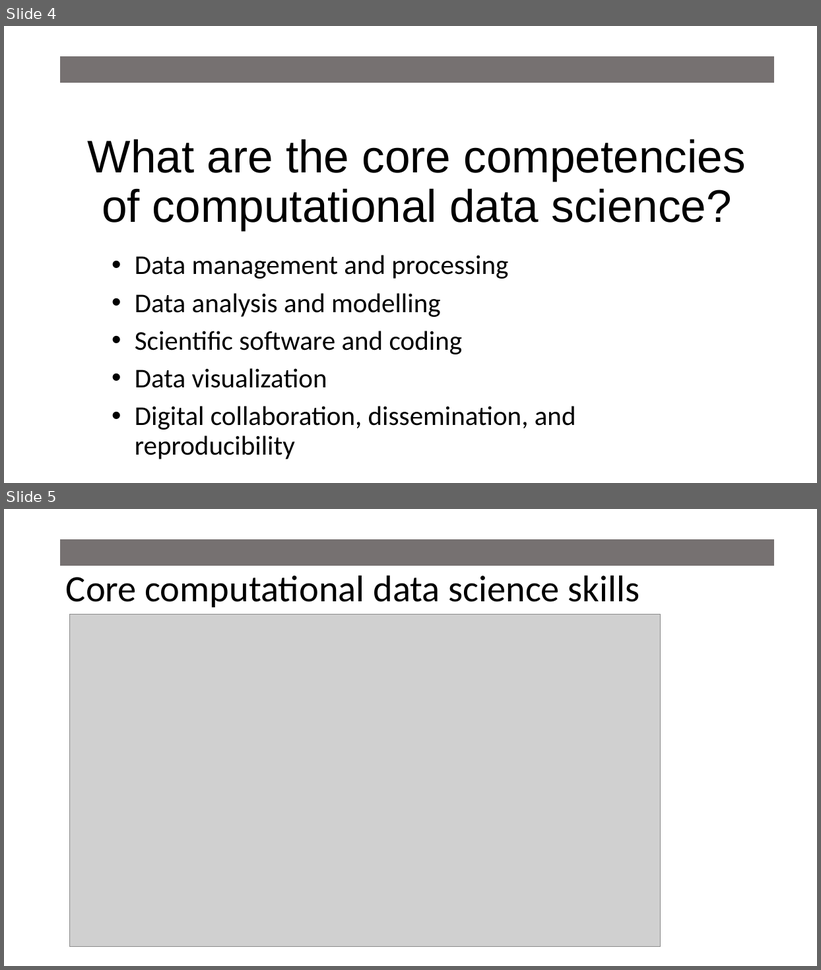
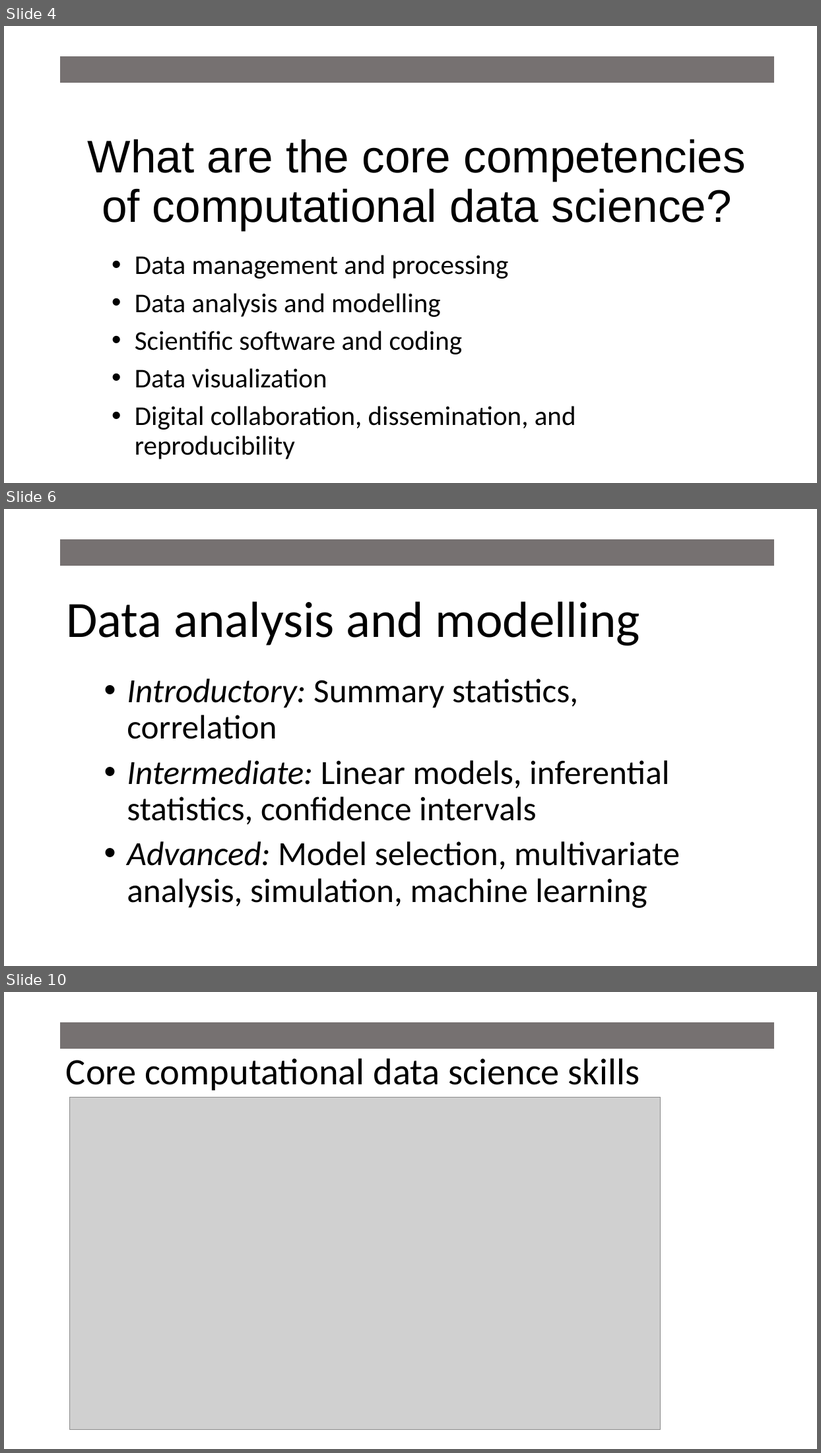
Before and after one commit to mlammens/ESA2019-BEDENet, a slide deck: docs/ESA2019DataScienceFundamentals.pptx. Shown one above the other, each under a label of ours: slides 4 and 5 before the commit, slides 4, 6 and 10 after it; the slides between them are not shown. The pictures are 821x970 and 821x1453 pixels, drawn with LibreOffice and Linux fonts; fonts in the diff are those of the drawing; grey boxes stand for pictures. Boxes give left, top, right and bottom in pixels: in the first picture for what was removed or moved away, otherwise in the second. Text is boxed around its words. In the diff, an @@ line names an element or a change of style, - is before the commit and + after.

Commit message:
added examples of data science skills

```diff
--- a/docs/ESA2019DataScienceFundamentals.pptx
+++ b/docs/ESA2019DataScienceFundamentals.pptx
@@ slide 6 added at <box>4,509,817,966</box>, background #FFFFFF @@
@@ rectangle added at <box>60,540,774,566</box>, fill #767171, outline #767171 1 pt @@
@@ title added at <box>66,601,640,646</box>, 60 pt, text #000000 @@
+Data analysis and modelling
@@ subtitle added at <box>127,679,680,908</box>, 40 pt, text #000000 @@
+• Introductory: Summary statistics, correlation
+• Intermediate: Linear models, inferential statistics, confidence intervals
+• Advanced: Model selection, multivariate analysis, simulation, machine learning
@@ what was slide 5 is now slide 10 @@
```
Also in this commit, not shown: 4 other slides added.
